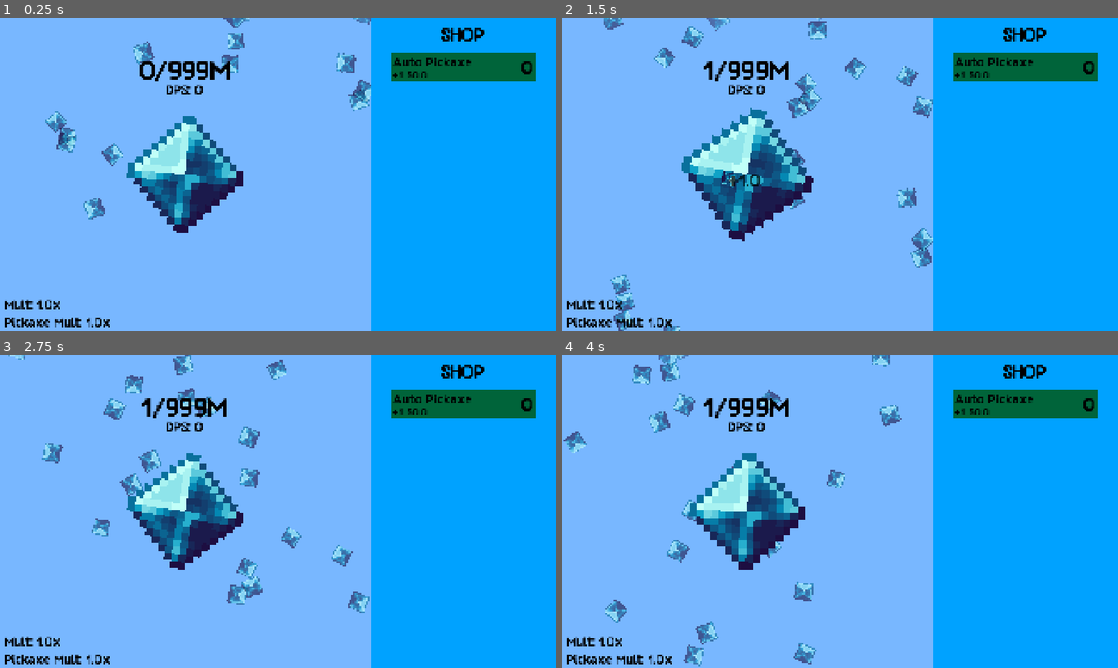
Above: before the commit, frames 1-4 (two rows, left to right).
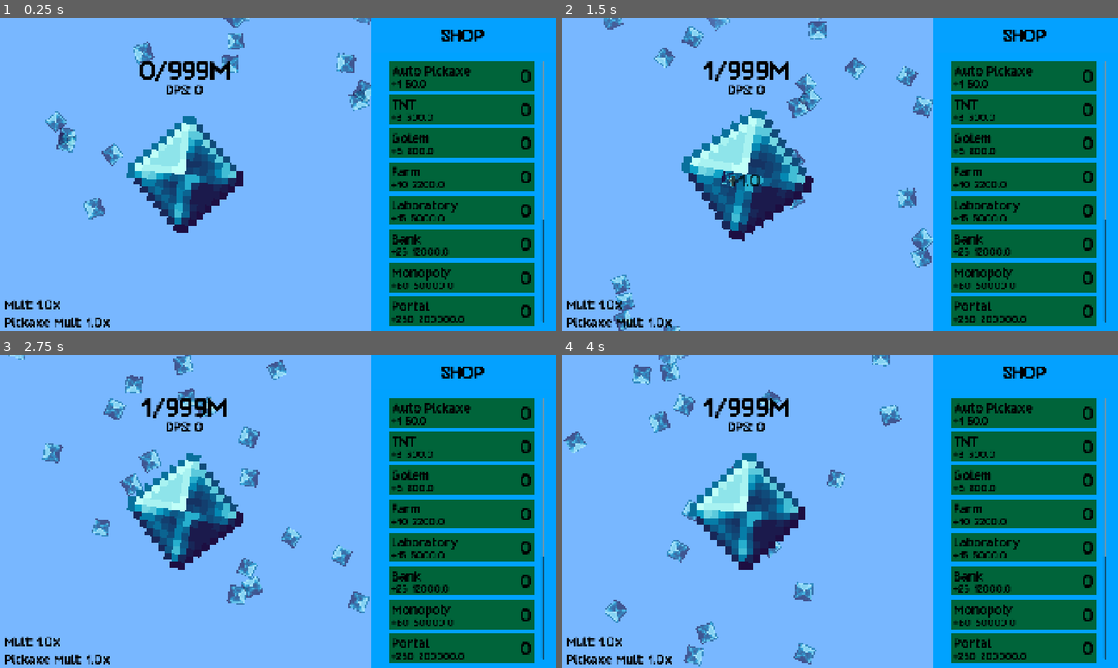
Above: after the commit, the same moments.

Repository: kyteidev/diamond-clicker-ultimate
Game: Godot game, scene res://scenes/game.tscn
Same seed, same stepped clock (60 frames per second), same inputs: the game is played once before the commit and once after it.
Inputs (mouse positions are in pixels of both pictures, inside the frame that each line leads up to):
- Up to frame 1 (0.25 s): no input
- Up to frame 2 (1.5 s): move the mouse to (962, 158) at 0.52 s; click (962, 158) at 0.6 s; move the mouse to (728, 190) at 1.27 s; click (728, 190) at 1.35 s
- Up to frame 3 (2.75 s): move the mouse to (333, 442) at 2.02 s; click (333, 442) at 2.1 s
- Up to frame 4 (4 s): move the mouse to (812, 574) at 2.77 s; click (812, 574) at 2.85 s; move the mouse to (1006, 558) at 3.52 s; click (1006, 558) at 3.6 s

The runs differ from the first frame. In frame 1, 19% of the frame differs, in the area x 70-98%, y 3-99%; in frame 2, 19%; in frame 3, 19%; in frame 4, 19%.

Commit message:
add more upgrades

Diff:
--- a/scenes/game.tscn
+++ b/scenes/game.tscn
@@ -128,21 +128,6 @@
 grow_vertical = 2
 color = Color(0, 0.63529414, 1, 1)
 
-[node name="ShopTitle" type="Label" parent="ShopPanel" unique_id=1381283424]
-layout_mode = 1
-anchors_preset = 5
-anchor_left = 0.5
-anchor_right = 0.5
-offset_left = -65.0
-offset_top = 20.0
-offset_right = 65.0
-offset_bottom = 87.0
-grow_horizontal = 2
-text = "SHOP"
-label_settings = SubResource("LabelSettings_nxcxh")
-horizontal_alignment = 1
-vertical_alignment = 1
-
 [node name="ShopScrollContainer" type="ScrollContainer" parent="ShopPanel" unique_id=1652265594]
 clip_contents = false
 layout_mode = 1
@@ -150,9 +135,9 @@
 anchor_left = 0.5
 anchor_right = 0.5
 offset_left = -280.0
-offset_top = 120.0
+offset_top = 150.0
 offset_right = 280.0
-offset_bottom = 1020.0
+offset_bottom = 1050.0
 grow_horizontal = 2
 
 [node name="ShopContainer" type="VBoxContainer" parent="ShopPanel/ShopScrollContainer" unique_id=909014674]
@@ -162,5 +147,29 @@
 alignment = 1
 script = ExtResource("5_p57ef")
 
+[node name="ShopTitleBackground" type="ColorRect" parent="ShopPanel" unique_id=1369923869]
+layout_mode = 1
+offset_right = 640.0
+offset_bottom = 120.0
+color = Color(0.015686275, 0.6313726, 1, 1)
+
+[node name="ShopTitle" type="Label" parent="ShopPanel/ShopTitleBackground" unique_id=1381283424]
+layout_mode = 1
+anchors_preset = 8
+anchor_left = 0.5
+anchor_top = 0.5
+anchor_right = 0.5
+anchor_bottom = 0.5
+offset_left = -74.0
+offset_top = -38.0
+offset_right = 74.0
+offset_bottom = 38.0
+grow_horizontal = 2
+grow_vertical = 2
+text = "SHOP"
+label_settings = SubResource("LabelSettings_nxcxh")
+horizontal_alignment = 1
+vertical_alignment = 1
+
 [connection signal="mouse_entered" from="GamePanel/Diamond" to="GamePanel/Diamond" method="_on_mouse_entered"]
 [connection signal="mouse_exited" from="GamePanel/Diamond" to="GamePanel/Diamond" method="_on_mouse_exited"]
--- a/scripts/managers/upgrades_manager.gd
+++ b/scripts/managers/upgrades_manager.gd
@@ -1,5 +1,19 @@
 extends Node
 
-const UPGRADES = [{ "name": "Auto Pickaxe", "cost": 50.0, "dps": 1 }]
+const UPGRADES = [
+	{ "name": "Auto Pickaxe", "cost": 50.0, "dps": 1 },
+	{ "name": "TNT", "cost": 300.0, "dps": 3 },
+	{ "name": "Golem", "cost": 800.0, "dps": 5 },
+	{ "name": "Farm", "cost": 2200.0, "dps": 10 },
+	{ "name": "Laboratory", "cost": 5000.0, "dps": 15 },
+	{ "name": "Bank", "cost": 12000.0, "dps": 25 },
+	{ "name": "Monopoly", "cost": 50000.0, "dps": 60 },
+	{ "name": "Portal", "cost": 200000.0, "dps": 250 },
+	{ "name": "Farlands", "cost": 800000.0, "dps": 550 },
+	{ "name": "4D", "cost": 1500000.0, "dps": 1200 },
+	{ "name": "Creative Mode", "cost": 7000000.0, "dps": 4000 },
+	{ "name": "Cheats", "cost": 25000000.0, "dps": 10000 },
+	{ "name": "The End?", "cost": 200000000.0, "dps": 30000 },
+]
 
 const COST_MULT = 1.15
--- a/scripts/shop.gd
+++ b/scripts/shop.gd
@@ -7,8 +7,8 @@
 
 func _ready() -> void:
 	# set up shop items
-	var item: ShopItem = ITEM_SCENE.instantiate()
 	for upgrade in um.UPGRADES:
+		var item: ShopItem = ITEM_SCENE.instantiate()
 		var data = ShopItemData.new()
 		data.name = upgrade.name
 		data.cost = upgrade.cost
